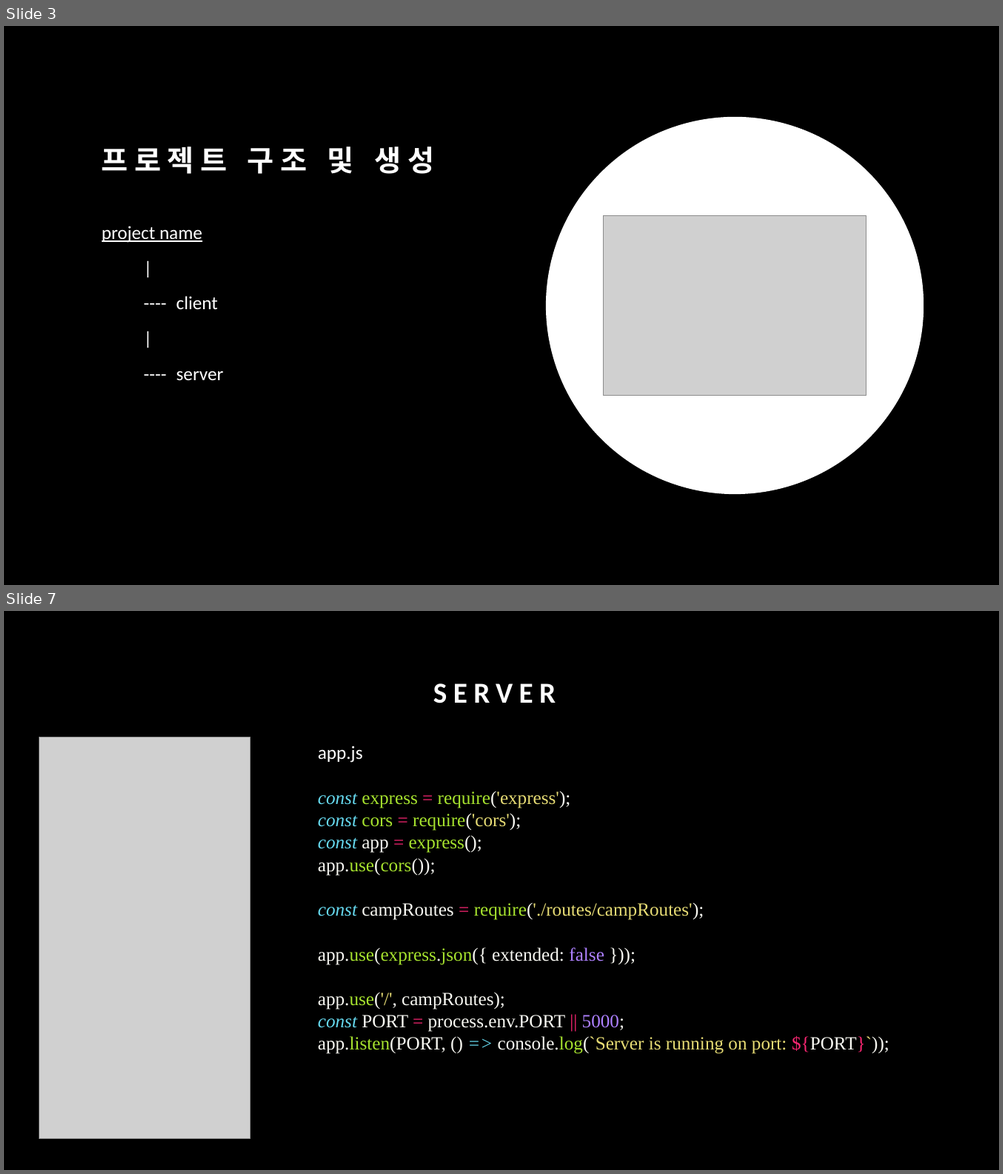
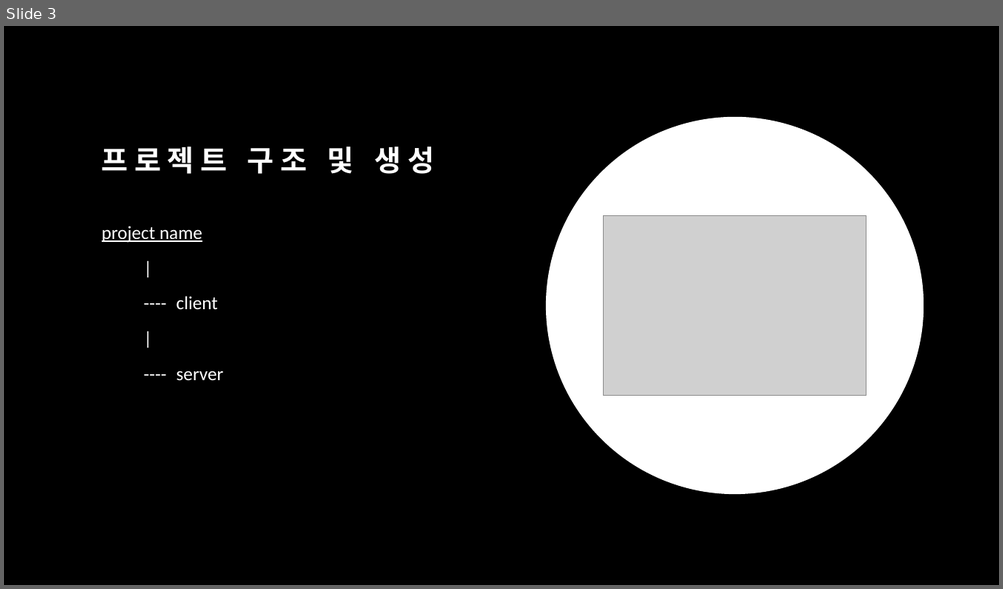
Before and after one commit to jisooyu/yu-mern-rtk-query-camping-public-2, a slide deck: rtk-query-example.pptx. Shown one above the other, each under a label of ours: slides 3 and 7 before the commit, slide 3 after it; the slides between them are not shown. The pictures are 1003x1174 and 1003x589 pixels, drawn with LibreOffice and Linux fonts; fonts in the diff are those of the drawing; grey boxes stand for pictures. Boxes give left, top, right and bottom in pixels: in the first picture for what was removed or moved away, otherwise in the second. Text is boxed around its words. In the diff, an @@ line names an element or a change of style, - is before the commit and + after.

```diff
--- a/rtk-query-example.pptx
+++ b/rtk-query-example.pptx
@@ slide 7 removed at box(4, 611, 999, 1170), background #000000 @@
@@ title removed at box(433, 684, 555, 703) @@
-SERVER
@@ picture removed at box(39, 737, 250, 1139) @@
@@ text removed at box(318, 746, 889, 1054) @@
-app.js
-const express = require('express');
-const cors = require('cors');
-const app = express();
-app.use(cors());
-const campRoutes = require('./routes/campRoutes');
-app.use(express.json({ extended: false }));
-app.use('/', campRoutes);
-const PORT = process.env.PORT || 5000;
-app.listen(PORT, () => console.log(`Server is running on port: ${PORT}`));
```
Also in this commit, not shown: 1 slide changed, 6 other slides removed, 4 other files.
